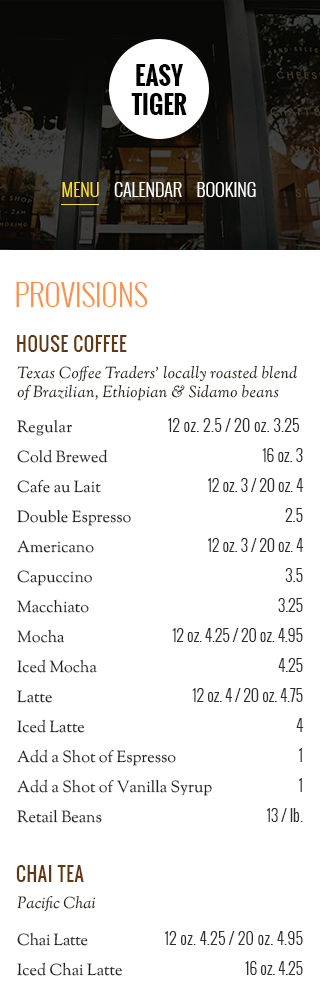
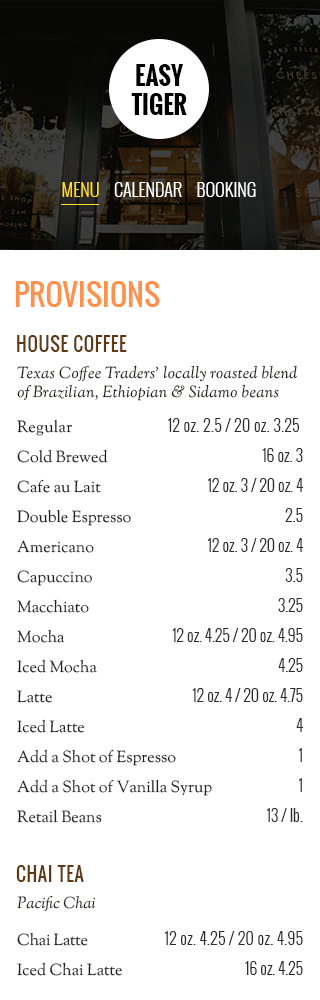
Layered file, before and after one edit (320x1000). Changes by layer:
painted on "Provisions" over [15, 281, 160, 307]
